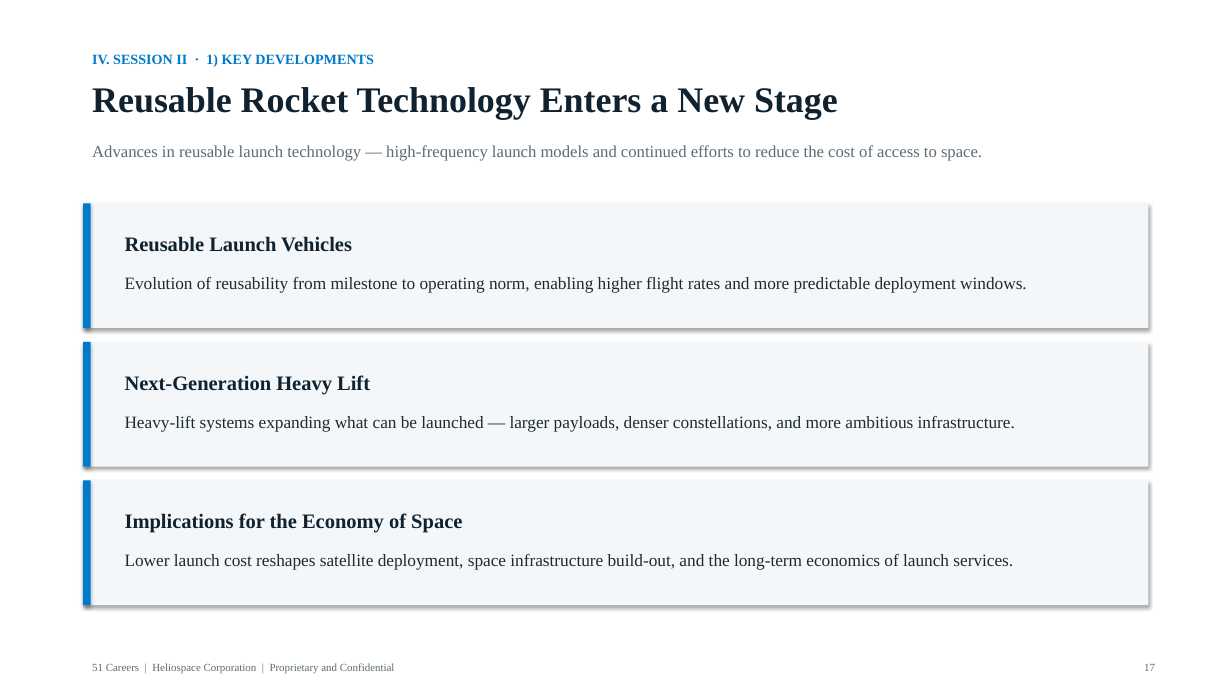
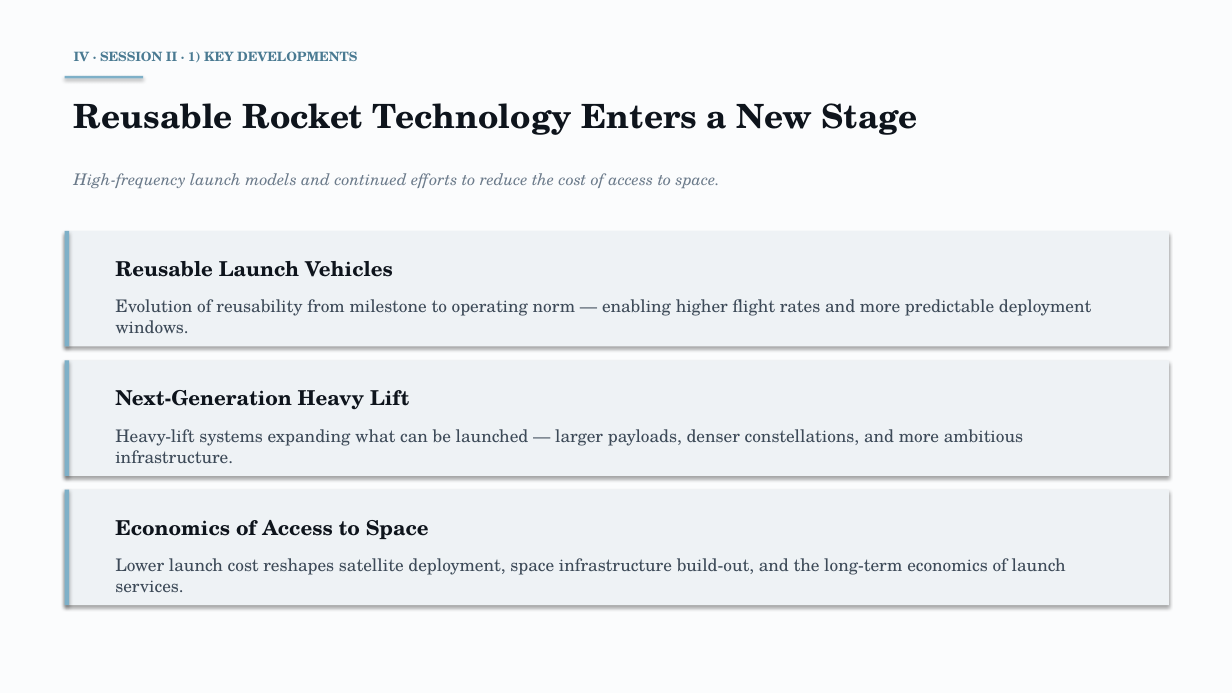
Before and after one commit to anthonyleedu/anthonyleedu, a slide deck: slide 17 of Heliospace_Company_And_Product_Overview.pptx. Drawn at 1232x693 pixels with LibreOffice and Linux fonts; fonts in the diff are those of the drawing. Boxes give left, top, right and bottom in pixels: in the first picture for what was removed or moved away, otherwise in the second. Text is boxed around its words. In the diff, an @@ line names an element or a change of style, - is before the commit and + after.

```diff
--- a/Heliospace_Company_And_Product_Overview.pptx
+++ b/Heliospace_Company_And_Product_Overview.pptx
@@ background #FFFFFF to #FBFCFD @@
@@ text at (74,51,357,62): text changed; size 11 to 10 pt; font Times New Roman to TeX Gyre Schola; text colour #007BCB to #4A7A92 @@
-IV. SESSION II · 1) KEY DEVELOPMENTS
+IV · SESSION II · 1) KEY DEVELOPMENTS
@@ rectangle added at (65,76,143,79), fill #7EB0C8 @@
@@ text "Reusable Rocket Technology Enters a ...": place and size @@
-text "Reusable Rocket Technology Enters a ..." at (92,87,838,120)
+text "Reusable Rocket Technology Enters a ..." at (74,103,918,135)
@@ text "Reusable Rocket Technology Enters a ..." at (74,103,918,135): size 28 to 26 pt, font Times New Roman to TeX Gyre Schola, text colour #10222F to #0E141C @@
@@ text at (74,173,720,188): text changed; size 13 to 12.5 pt; font Times New Roman to TeX Gyre Schola; text colour #5C6B76 to #6B7A8A; italic on @@
-Advances in reusable launch technology — high-frequency launch models and continued efforts to reduce the cost of access to space.
+High-frequency launch models and continued efforts to reduce the cost of access to space.
@@ fill #F3F7FA to #EEF2F5 in 3 elements at (65,490,1169,605), (65,360,1169,476), (65,231,1169,347) @@
@@ fill #007BCB to #7EB0C8 in 3 elements at (65,490,69,605), (65,360,69,476), (65,231,69,347) @@
@@ rectangle: place and size @@
-rectangle at (83,203,1149,328)
+rectangle at (65,231,1169,347)
@@ rectangle: place and size @@
-rectangle at (83,203,91,328)
+rectangle at (65,231,69,347)
@@ text "Reusable Launch Vehicles" at (115,261,393,277): font Times New Roman to TeX Gyre Schola, text colour #10222F to #0E141C @@
@@ text "Reusable Launch Vehicles": place and size @@
-text "Reusable Launch Vehicles" at (125,236,352,252)
+text "Reusable Launch Vehicles" at (115,261,393,277)
@@ text at (115,299,1091,333): text changed; font Times New Roman to TeX Gyre Schola; text colour #1E2A33 to #3D4A58 @@
-Evolution of reusability from milestone to operating norm, enabling higher flight rates and more predictable deployment windows.
+Evolution of reusability from milestone to operating norm — enabling higher flight rates and more predictable deployment windows.
@@ rectangle: place and size @@
-rectangle at (83,342,1149,467)
+rectangle at (65,360,1169,476)
@@ rectangle: place and size @@
-rectangle at (83,342,91,467)
+rectangle at (65,360,69,476)
@@ text "Next-Generation Heavy Lift": place and size @@
-text "Next-Generation Heavy Lift" at (125,375,370,395)
+text "Next-Generation Heavy Lift" at (115,390,409,410)
@@ text "Next-Generation Heavy Lift" at (115,390,409,410): font Times New Roman to TeX Gyre Schola, text colour #10222F to #0E141C @@
@@ text "Heavy-lift systems expanding what can ..." at (115,429,1023,463): font Times New Roman to TeX Gyre Schola, text colour #1E2A33 to #3D4A58 @@
@@ text "Heavy-lift systems expanding what can ...": place and size @@
-text "Heavy-lift systems expanding what can ..." at (125,416,1015,432)
+text "Heavy-lift systems expanding what can ..." at (115,429,1023,463)
@@ rectangle: place and size @@
-rectangle at (83,481,1149,605)
+rectangle at (65,490,1169,605)
@@ rectangle: place and size @@
-rectangle at (83,481,91,605)
+rectangle at (65,490,69,605)
@@ text at (115,520,429,539): text changed; font Times New Roman to TeX Gyre Schola; text colour #10222F to #0E141C @@
-Implications for the Economy of Space
+Economics of Access to Space
@@ text "Lower launch cost reshapes satellite ...": place and size @@
-text "Lower launch cost reshapes satellite ..." at (125,554,1013,570)
+text "Lower launch cost reshapes satellite ..." at (115,558,1066,592)
@@ text "Lower launch cost reshapes satellite ..." at (115,558,1066,592): font Times New Roman to TeX Gyre Schola, text colour #1E2A33 to #3D4A58 @@
@@ text removed at (92,663,395,674) @@
-51 Careers | Heliospace Corporation | Proprietary and Confidential
@@ text removed at (1144,664,1155,671) @@
-17
```
Also in this commit, not shown: 19 other slides changed.
